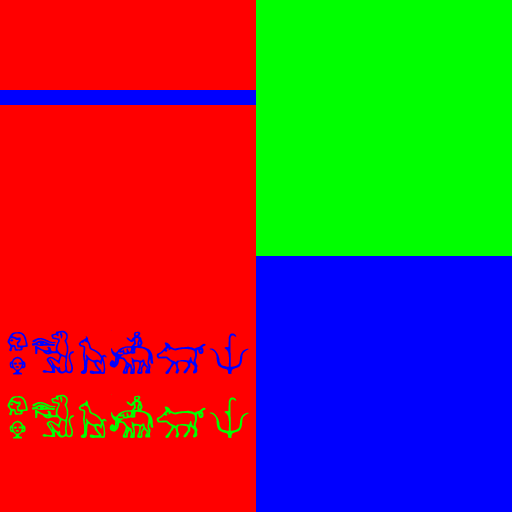
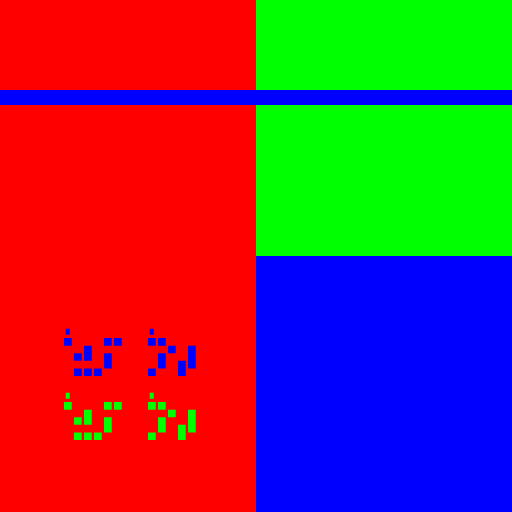
Before/after of a (512, 512) layered artwork. What changed in the layer stack:
renamed "abcdef" to "Altera Orbis", painted on it over (7, 328, 249, 376)
renamed "abcdef" to "Altera Orbis", painted on it over (7, 392, 249, 440)
painted on "Layer 2" over (256, 90, 512, 105)
